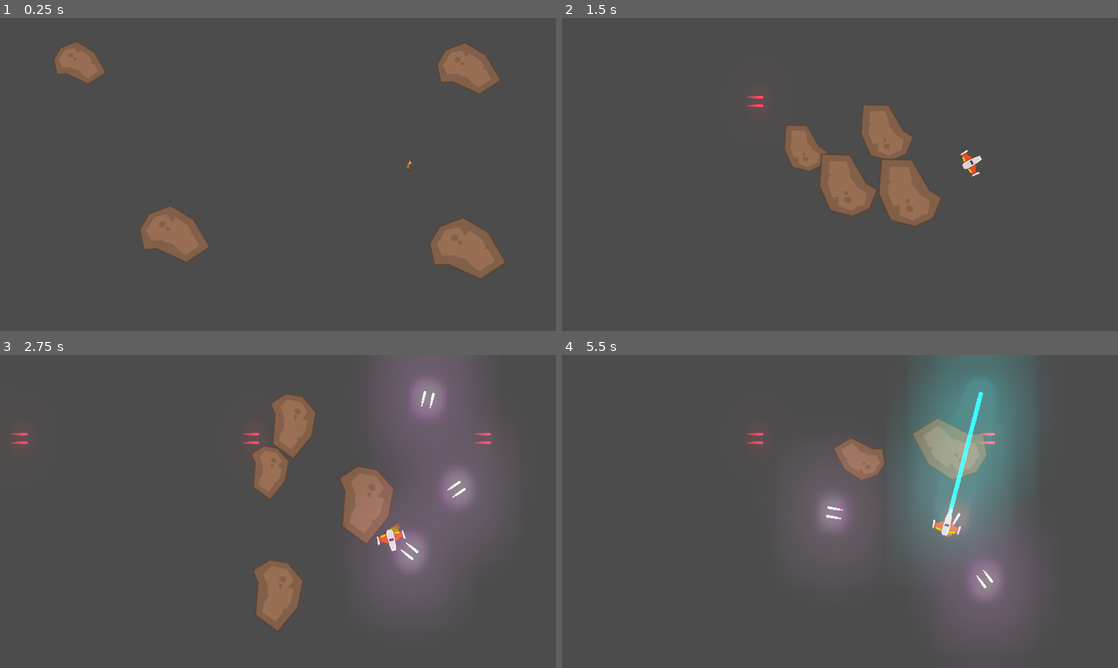
Above: before the commit, frames 1-4 (two rows, left to right).
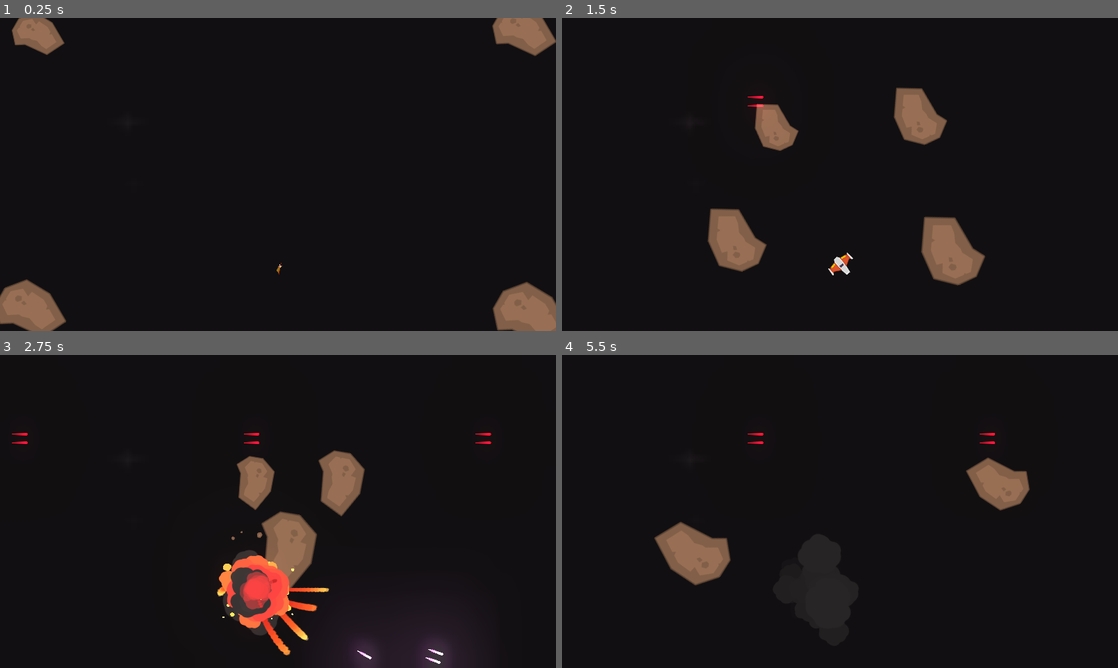
Above: after the commit, the same moments.

Repository: pascualSilvestri/Meteoro_godot
Game: Godot game, scene res://juego/Niveles/NivelTest.tscn
The game is run twice, just before and just after one commit, with the same random seed, the same clock (stepped at 60 frames per second) and the same inputs. The engine's default icon, where the game draws it, is replaced by a stand-in: a white triangle on a blue panel in a dark square.
Inputs (mouse positions are in pixels of both pictures, inside the frame that each line leads up to):
- Up to frame 1 (0.25 s): no input
- Up to frame 2 (1.5 s): move the mouse to (962, 158) at 0.52 s; hold D (mover_derecha) 0.53-1.28 s; hold Space (disparo_principal) 0.53-1.28 s; move the mouse to (728, 190) at 1.27 s; hold S (mover_atras) from 1.28 s (still down); tap Keypad 1 (disparo_segundario) at 1.35 s
- Up to frame 3 (2.75 s): move the mouse to (333, 442) at 2.02 s; release S (mover_atras) at 2.03 s; hold D (mover_derecha) from 2.03 s (still down); hold Space (disparo_principal) from 2.03 s (still down)
- Up to frame 4 (5.5 s): move the mouse to (812, 574) at 2.77 s; release D (mover_derecha) at 2.78 s; release Space (disparo_principal) at 2.78 s; hold W (mover_frente) 2.78-3.53 s; tap Keypad 1 (disparo_segundario) at 2.85, 4.35 s; move the mouse to (1006, 558) at 3.52 s; hold Space (disparo_principal) 3.53-4.28 s; hold A (mover_izquierda) 3.53-5.03 s; move the mouse to (673, 464) at 4.27 s; move the mouse to (867, 511) at 5.02 s; hold S (mover_atras) from 5.03 s (still down); hold Space (disparo_principal) from 5.03 s (still down)

The runs differ from the first frame. In frame 1, 100% of the frame differs, in the area x 0-100%, y 0-100%; in frame 2, 100%; in frame 3, 99%; in frame 4, 100%.

Commit message:
Meteoritos con fondo listo

Diff:
--- a/juego/Naves/Players/MaterialFisico.tres
+++ b/juego/Naves/Players/MaterialFisico.tres
@@ -1,5 +1,4 @@
 [gd_resource type="PhysicsMaterial" format=2]
 
 [resource]
-friction = 9.0
 bounce = 1.0
--- a/juego/Naves/Players/Player.gd
+++ b/juego/Naves/Players/Player.gd
@@ -115,3 +115,9 @@
 func _on_AnimationPlayer_animation_finished(anim_name: String) -> void:
 	if anim_name == "spawm":
 		controlador_estados(ESTADOS.VIVO)
+
+
+func _on_body_entered(body: Node) -> void:
+	if body is Meteorito:
+		body.destruir()
+		destruir()
--- a/juego/Naves/Players/Player.tscn
+++ b/juego/Naves/Players/Player.tscn
@@ -62,12 +62,15 @@
 collision_mask = 22
 physics_material_override = ExtResource( 2 )
 gravity_scale = 0.0
+contacts_reported = 2
+contact_monitor = true
 can_sleep = false
-linear_damp = 1.0
+linear_damp = 0.8
 angular_velocity = -9.0
-angular_damp = 1.0
+angular_damp = 0.7
 script = ExtResource( 3 )
 potencia_motor = 10
+potencia_rotacion = 40
 
 [node name="Sprite" type="Sprite" parent="."]
 rotation = 1.5708
@@ -110,6 +113,7 @@
 
 [node name="Escudo" parent="." instance=ExtResource( 9 )]
 
+[connection signal="body_entered" from="." to="." method="_on_body_entered"]
 [connection signal="animation_finished" from="AnimationPlayer" to="." method="_on_AnimationPlayer_animation_finished"]
 
 [editable path="Canion"]
--- a/juego/Niveles/NivelTest.tscn
+++ b/juego/Niveles/NivelTest.tscn
@@ -8,6 +8,7 @@
 [ext_resource path="res://juego/Naves/Enemigos/Meteoros/MeteoritoSpawner.tscn" type="PackedScene" id=6]
 [ext_resource path="res://juego/Naves/Enemigos/Meteoro.tscn" type="PackedScene" id=7]
 [ext_resource path="res://juego/Naves/Enemigos/Meteoros/ExplosionMeteorito.tscn" type="PackedScene" id=8]
+[ext_resource path="res://juego/Fondos/negro.png" type="Texture" id=9]
 
 [node name="NivelTest" type="Node2D"]
 script = ExtResource( 2 )
@@ -15,8 +16,14 @@
 meteorito = ExtResource( 7 )
 explocion_meteorito = ExtResource( 8 )
 
+[node name="Background" type="Sprite" parent="."]
+position = Vector2( 472.5, 358 )
+scale = Vector2( 20.7539, 12.1797 )
+texture = ExtResource( 9 )
+
 [node name="Player" parent="." instance=ExtResource( 1 )]
-position = Vector2( 1416, 498 )
+position = Vector2( 967, 855 )
+angular_damp = 1.4
 
 [node name="WorldEnvironment" type="WorldEnvironment" parent="."]
 environment = ExtResource( 3 )
@@ -25,17 +32,17 @@
 position = Vector2( -518, 288 )
 
 [node name="MeteoritoSpawner" parent="." instance=ExtResource( 6 )]
-position = Vector2( 150, 107 )
+position = Vector2( 6, 6 )
 direccion = Vector2( 2, 1 )
 
 [node name="MeteoritoSpawner2" parent="." instance=ExtResource( 6 )]
-position = Vector2( 1713, 134 )
+position = Vector2( 1905, 1 )
 direccion = Vector2( -2, 1 )
 
 [node name="MeteoritoSpawner3" parent="." instance=ExtResource( 6 )]
-position = Vector2( 1692, 854 )
+position = Vector2( 1911, 1078 )
 direccion = Vector2( -2, -1 )
 
 [node name="MeteoritoSpawner4" parent="." instance=ExtResource( 6 )]
-position = Vector2( 497, 807 )
+position = Vector2( 0, 1063 )
 direccion = Vector2( 2, -1 )
Binary file added: juego/Fondos/negro.png
Not shown, added: juego/Fondos/negro.png.import
Not shown: 1 places in juego/Niveles/NivelTest.tscn that only renumber resources
